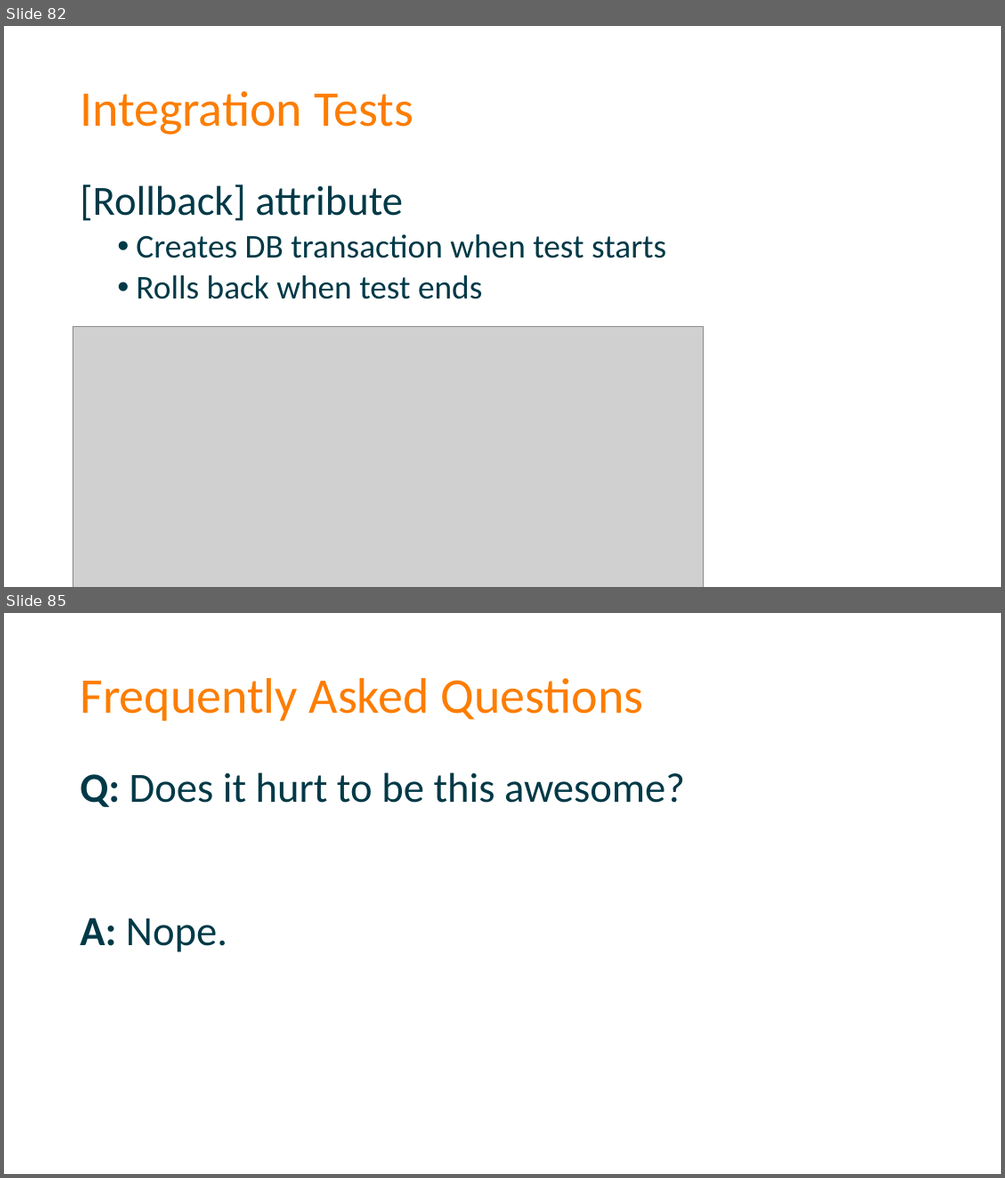
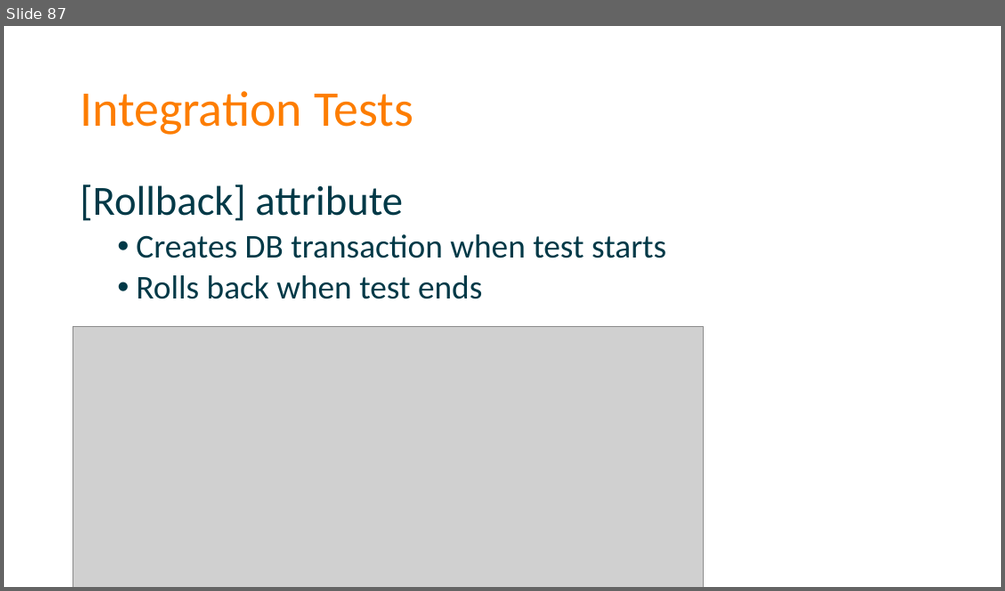
Before and after one commit to spetryjohnson/Talk-Patterns_of_Effective_Test_Setup, a slide deck: POETS - CodeMash 2017.pptx. Shown one above the other, each under a label of ours: slides 82 and 85 before the commit, slide 87 after it; the slides between them are not shown. The pictures are 1005x1178 and 1005x591 pixels, drawn with LibreOffice and Linux fonts; fonts in the diff are those of the drawing; grey boxes stand for pictures. Boxes give left, top, right and bottom in pixels: in the first picture for what was removed or moved away, otherwise in the second. Text is boxed around its words. In the diff, an @@ line names an element or a change of style, - is before the commit and + after.

```diff
--- a/POETS - CodeMash 2017.pptx
+++ b/POETS - CodeMash 2017.pptx
@@ slide 85 removed at (4,613,1001,1174), background #FFFFFF @@
@@ title removed at (80,678,643,721) @@
-Frequently Asked Questions
@@ text removed at (80,772,685,952) @@
-Q: Does it hurt to be this awesome?
-A: Nope.
@@ what was slide 82 is now slide 87 @@
```
Also in this commit, not shown: 6 slides changed, 8 slides added, 2 other slides removed, 1 other file.
